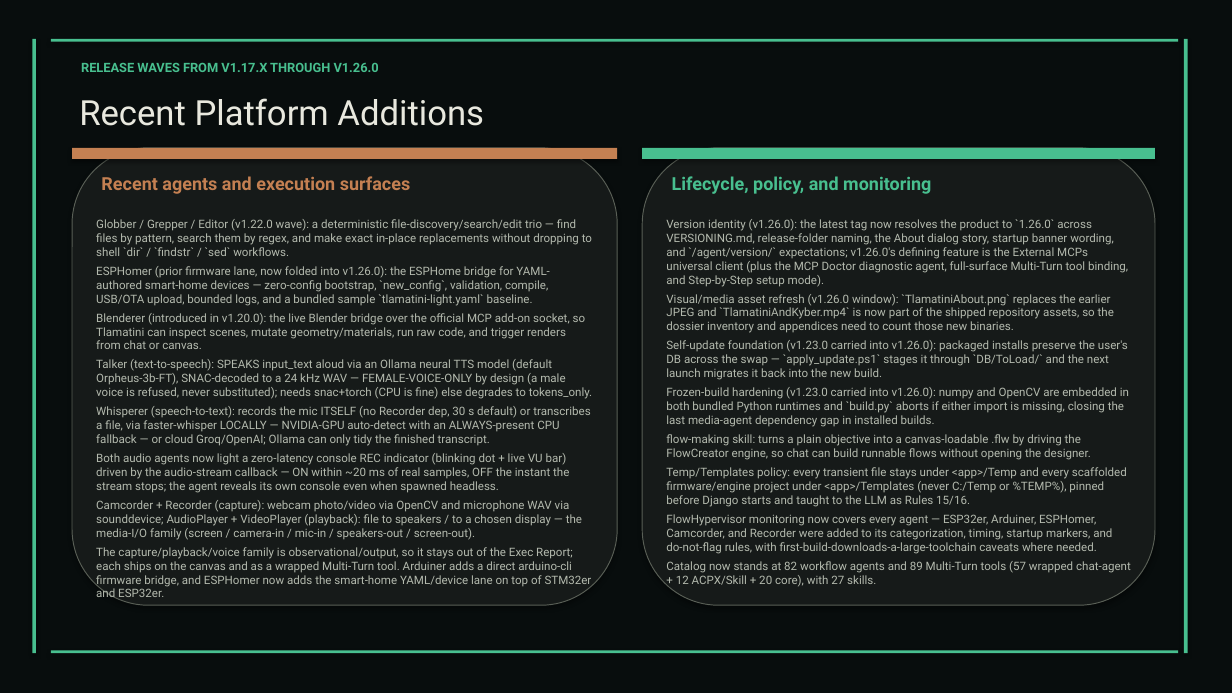
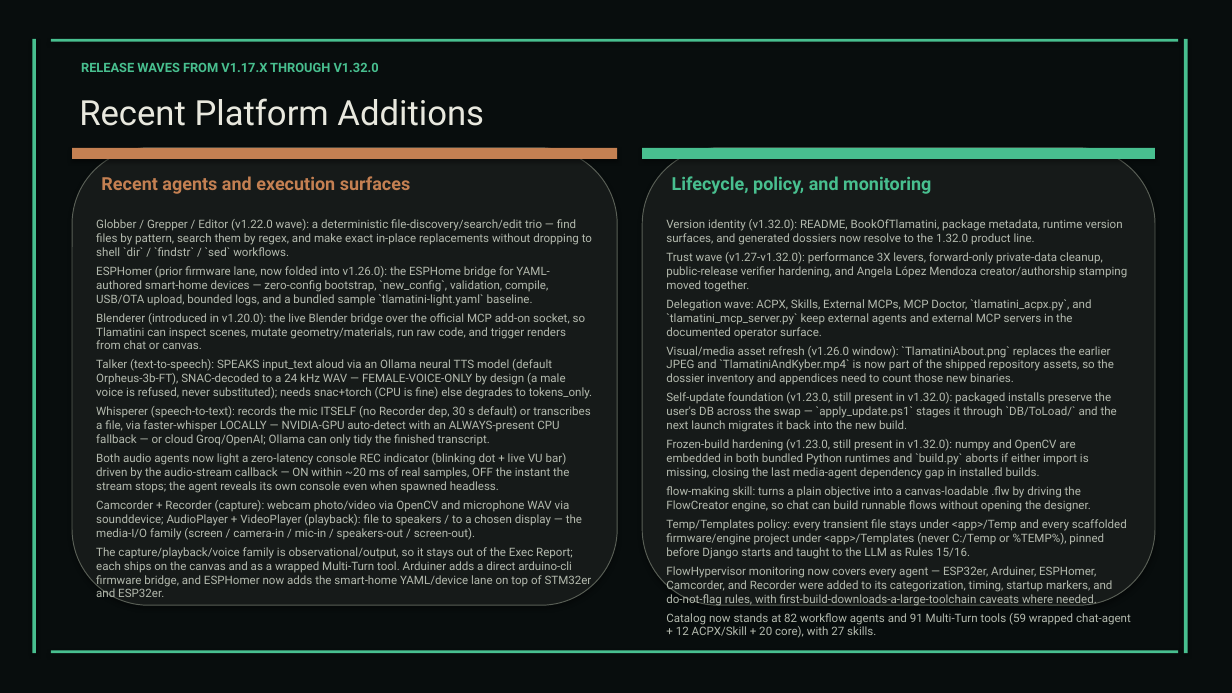
Before and after one commit to XAIHT/web-app, a slide deck: slide 70 of Tlamatini_eXtended_Artificial_Intelligence_Humanly_Tempered.pptx (slide 69 before the commit). Drawn at 1232x693 pixels with LibreOffice and Linux fonts; fonts in the diff are those of the drawing. Boxes give left, top, right and bottom in pixels: in the first picture for what was removed or moved away, otherwise in the second. Text is boxed around its words. In the diff, an @@ line names an element or a change of style, - is before the commit and + after.

Commit message:
Big update by angelahack1

```diff
--- a/Tlamatini_eXtended_Artificial_Intelligence_Humanly_Tempered.pptx
+++ b/Tlamatini_eXtended_Artificial_Intelligence_Humanly_Tempered.pptx
@@ text at <box>81,62,379,72</box>: text changed @@
-RELEASE WAVES FROM V1.17.X THROUGH V1.26.0
+RELEASE WAVES FROM V1.17.X THROUGH V1.32.0
@@ text at <box>666,219,1127,339</box>: text changed @@
-Version identity (v1.26.0): the latest tag now resolves the product to `1.26.0` across VERSIONING.md, release-folder naming, the About dialog story, startup banner wording, and `/agent/version/` expectations; v1.26.0's defining feature is the External MCPs universal client (plus the MCP Doctor diagnostic agent, full-surface Multi-Turn tool binding, and Step-by-Step setup mode).
+Version identity (v1.32.0): README, BookOfTlamatini, package metadata, runtime version surfaces, and generated dossiers now resolve to the 1.32.0 product line.
+Trust wave (v1.27-v1.32.0): performance 3X levers, forward-only private-data cleanup, public-release verifier hardening, and Angela López Mendoza creator/authorship stamping moved together.
+Delegation wave: ACPX, Skills, External MCPs, MCP Doctor, `tlamatini_acpx.py`, and `tlamatini_mcp_server.py` keep external agents and external MCP servers in the documented operator surface.
@@ text at <box>666,392,1117,479</box>: text changed @@
-Self-update foundation (v1.23.0 carried into v1.26.0): packaged installs preserve the user's DB across the swap — `apply_update.ps1` stages it through `DB/ToLoad/` and the next launch migrates it back into the new build.
-Frozen-build hardening (v1.23.0 carried into v1.26.0): numpy and OpenCV are embedded in both bundled Python runtimes and `build.py` aborts if either import is missing, closing the last media-agent dependency gap in installed builds.
+Self-update foundation (v1.23.0, still present in v1.32.0): packaged installs preserve the user's DB across the swap — `apply_update.ps1` stages it through `DB/ToLoad/` and the next launch migrates it back into the new build.
+Frozen-build hardening (v1.23.0, still present in v1.32.0): numpy and OpenCV are embedded in both bundled Python runtimes and `build.py` aborts if either import is missing, closing the last media-agent dependency gap in installed builds.
@@ text at <box>666,613,1131,638</box>: text changed @@
-Catalog now stands at 82 workflow agents and 89 Multi-Turn tools (57 wrapped chat-agent + 12 ACPX/Skill + 20 core), with 27 skills.
+Catalog now stands at 82 workflow agents and 91 Multi-Turn tools (59 wrapped chat-agent + 12 ACPX/Skill + 20 core), with 27 skills.
```
Also in this commit, not shown: 49 other slides changed, 6 slides added, 1 slide removed, 34 other files.
